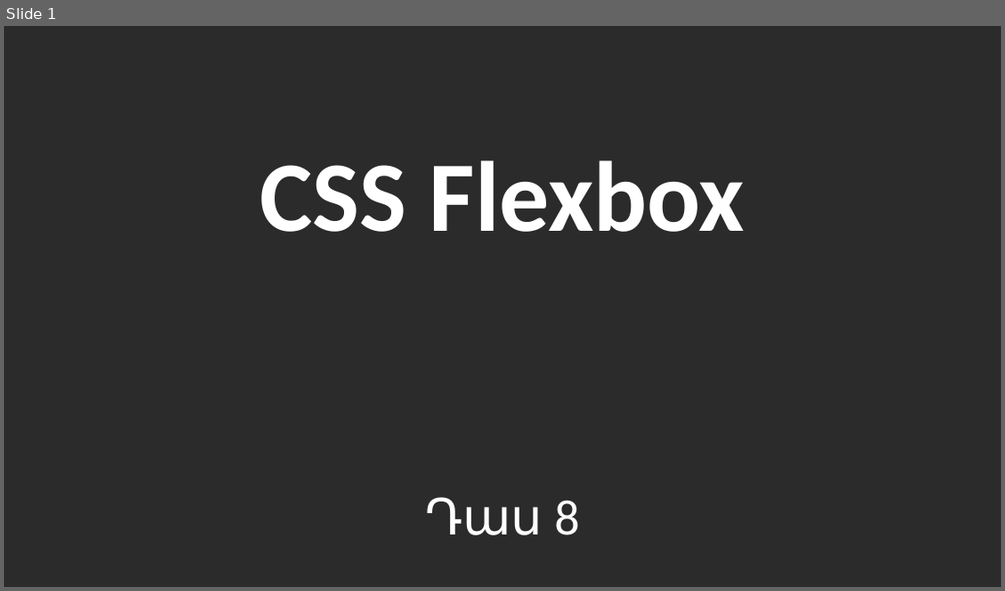
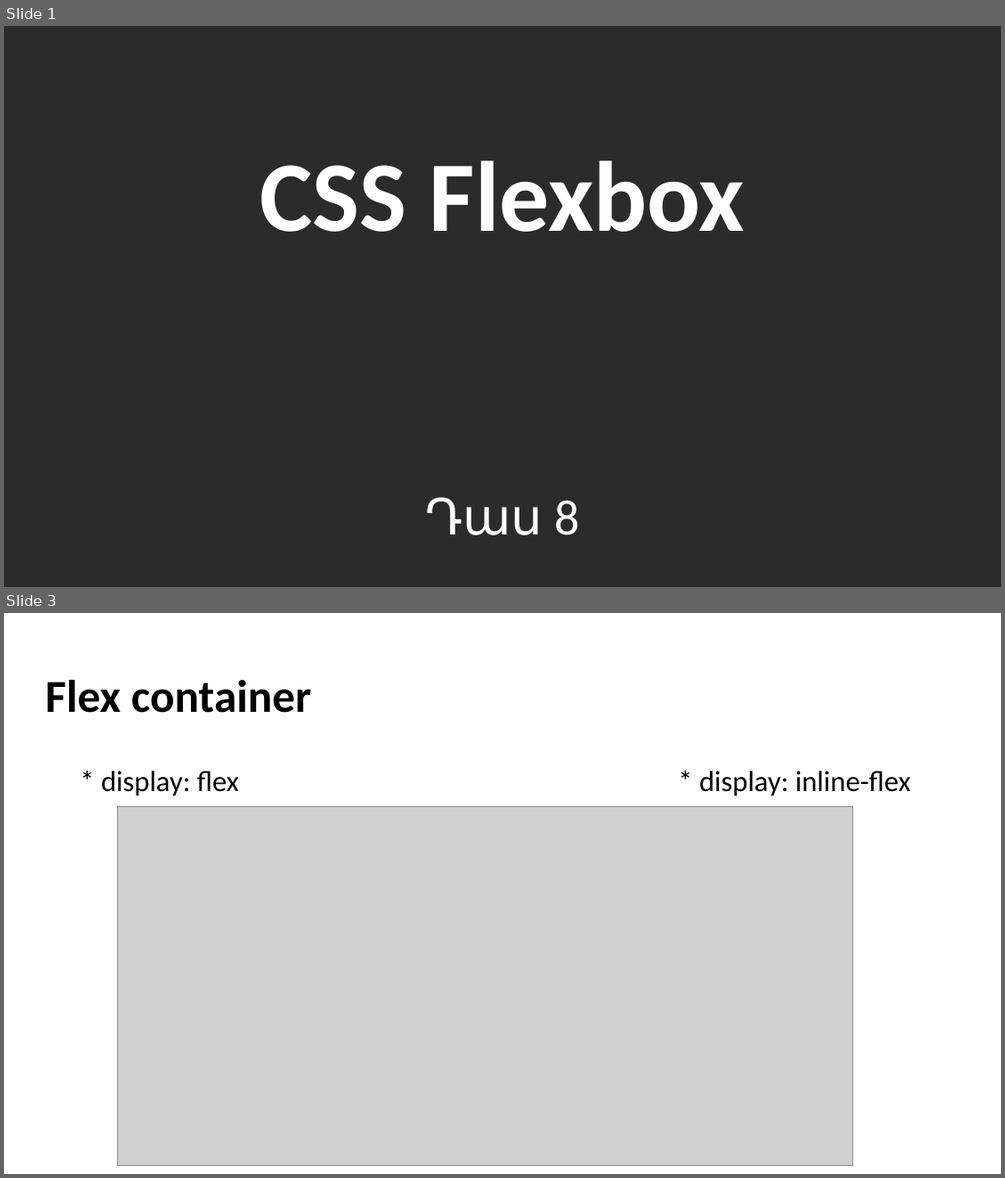
Before and after one commit to blackrainbowtest/BeeOnCode, a slide deck: HTML/08-CSS Flexbox.pptx. Shown one above the other, each under a label of ours: slide 1 before the commit, slides 1 and 3 after it; the slides between them are not shown. The pictures are 1005x591 and 1005x1178 pixels, drawn with LibreOffice and Linux fonts; fonts in the diff are those of the drawing; grey boxes stand for pictures; background and template pictures are left out; a plain dark background stands for a picture behind light text. Boxes give left, top, right and bottom in pixels: in the first picture for what was removed or moved away, otherwise in the second. Text is boxed around its words. In the diff, an @@ line names an element or a change of style, - is before the commit and + after.

```diff
--- a/HTML/08-CSS Flexbox.pptx
+++ b/HTML/08-CSS Flexbox.pptx
@@ slide 3 added at [4, 613, 1001, 1174], background picture (left out) @@
@@ title added at [45, 680, 312, 713], 44 pt, text #000000, bold @@
+Flex container
@@ text added at [101, 771, 911, 796], 28 pt, text #000000 @@
+* display: flex * display: inline-flex
@@ picture added at [118, 807, 853, 1165] @@
```
Also in this commit, not shown: 1 slide changed, 10 other slides added, 27 other files.
